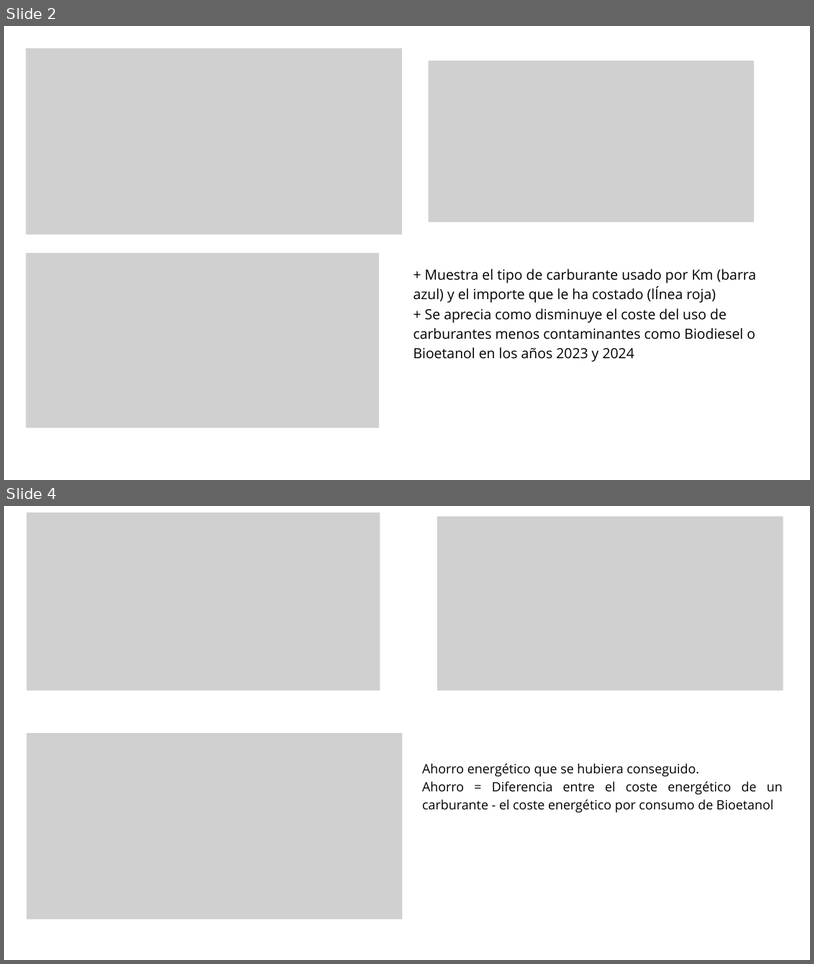
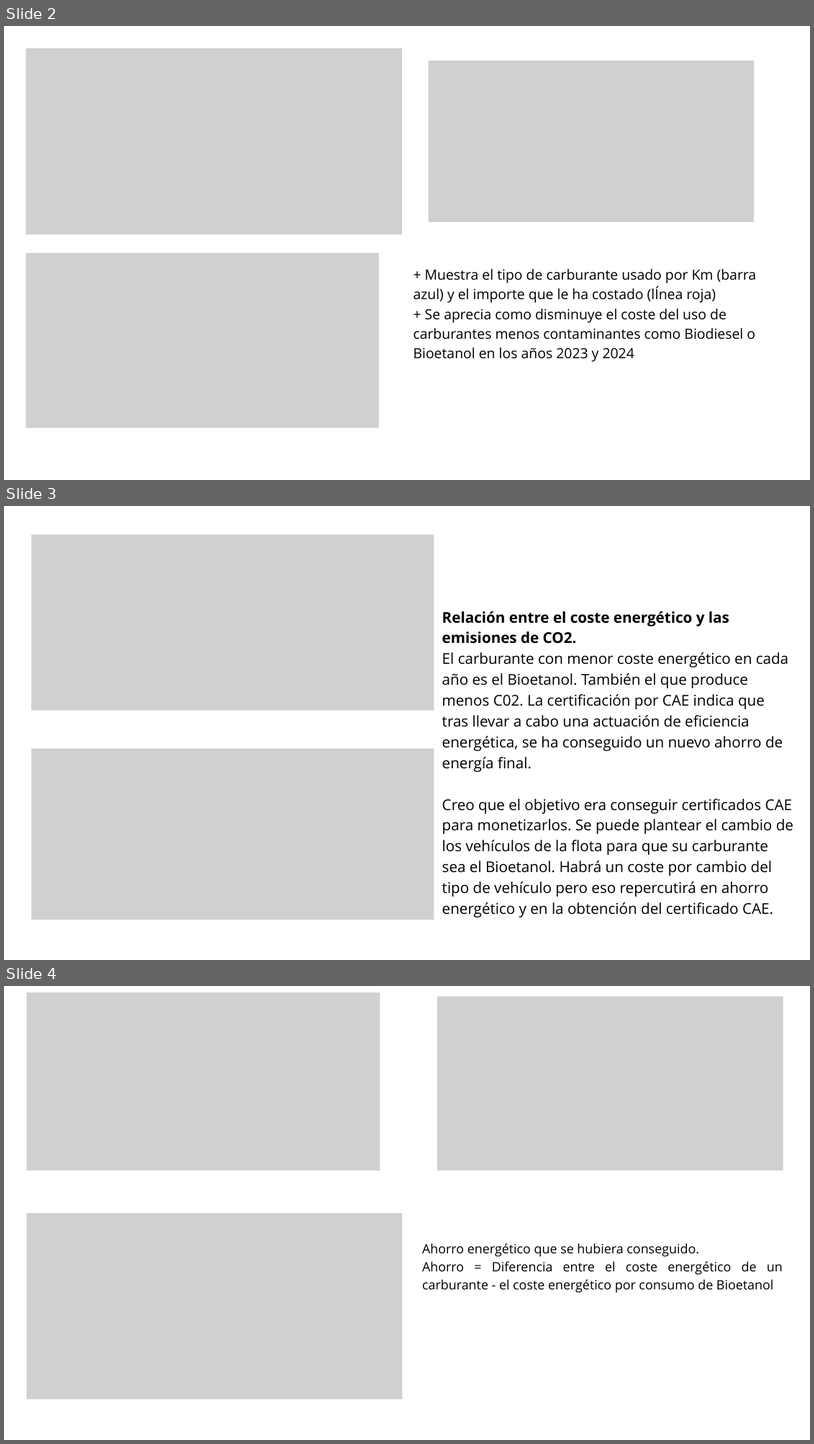
Before and after one commit to Ebracara/Desafio_Reto2, a slide deck: data/Plots_Admin.pptx. Shown one above the other, each under a label of ours: slides 2 and 4 before the commit, slides 2, 3 and 4 after it; the slides between them are not shown. The pictures are 814x964 and 814x1444 pixels, drawn with LibreOffice and Linux fonts; fonts in the diff are those of the drawing; grey boxes stand for pictures. Boxes give left, top, right and bottom in pixels: in the first picture for what was removed or moved away, otherwise in the second. Text is boxed around its words. In the diff, an @@ line names an element or a change of style, - is before the commit and + after.

```diff
--- a/data/Plots_Admin.pptx
+++ b/data/Plots_Admin.pptx
@@ slide 3 added at <box>4,506,810,960</box>, background #FFFFFF @@
@@ picture added at <box>31,535,434,710</box> @@
@@ text added at <box>442,611,794,917</box>, 26.5 pt, text #000000 @@
+Relación entre el coste energético y las emisiones de CO2.
+El carburante con menor coste energético en cada año es el Bioetanol. También el que produce menos C02. La certificación por CAE indica que tras llevar a cabo una actuación de eficiencia energética, se ha conseguido un nuevo ahorro de energía final.
+Creo que el objetivo era conseguir certificados CAE para monetizarlos. Se puede plantear el cambio de los vehículos de la flota para que su carburante sea el Bioetanol. Habrá un coste por cambio del tipo de vehículo pero eso repercutirá en ahorro energético y en la obtención del certificado CAE.
@@ picture added at <box>31,749,434,919</box> @@
```
Also in this commit, not shown: 1 slide removed, 1 other file.
